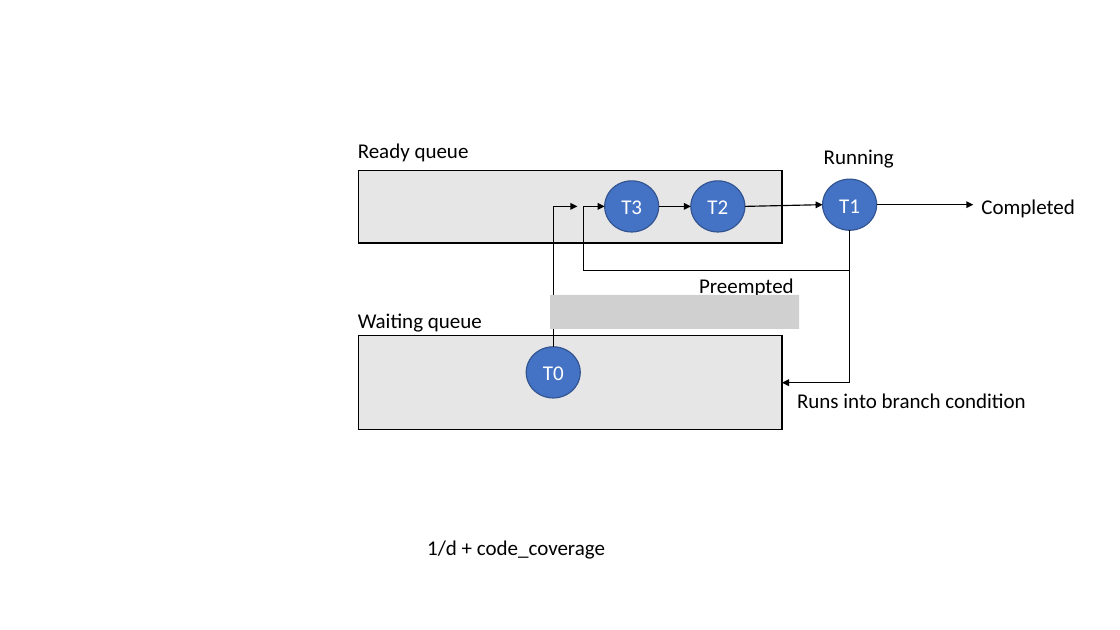
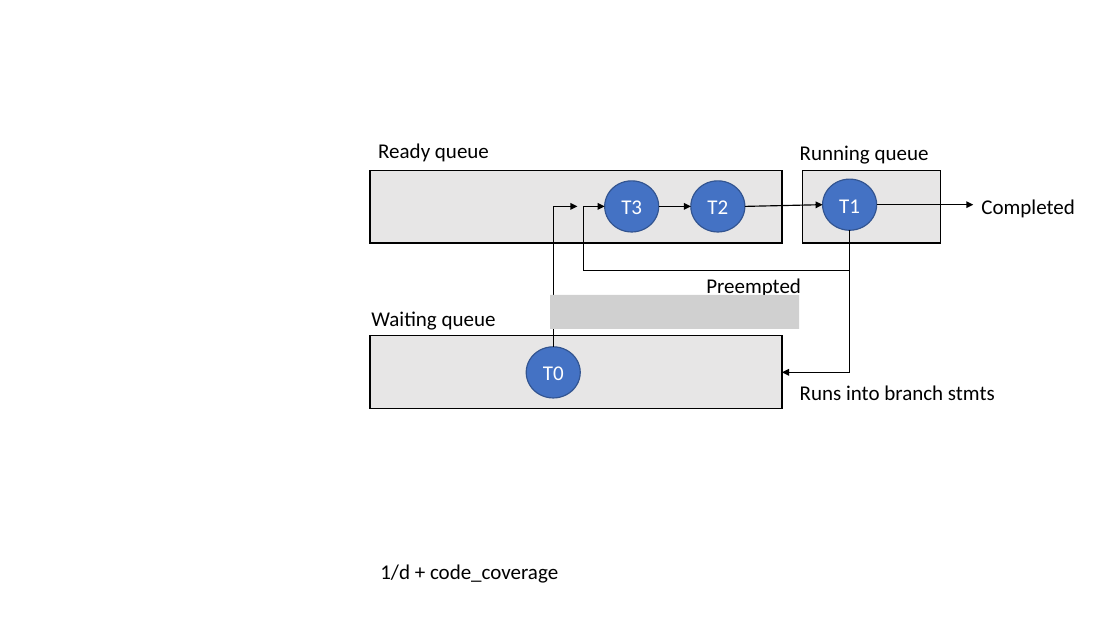
Before and after one commit to Suuuuuzy/run_JSCPG, a slide deck: slide 11 of graphs.pptx (slide 7 before the commit). Drawn at 1120x630 pixels with LibreOffice and Linux fonts; fonts in the diff are those of the drawing; grey boxes stand for pictures. Boxes give left, top, right and bottom in pixels: in the first picture for what was removed or moved away, otherwise in the second. Text is boxed around its words. In the diff, an @@ line names an element or a change of style, - is before the commit and + after.

```diff
--- a/graphs.pptx
+++ b/graphs.pptx
@@ text "Ready queue": place and size @@
-text "Ready queue" at [358,143,469,162]
+text "Ready queue" at [378,143,489,162]
@@ text at [800,145,929,164]: text changed @@
-Running
+Running queue
@@ rectangle: place and size @@
-rectangle at [358,171,782,243]
+rectangle at [370,171,782,243]
@@ rectangle added at [802,171,941,243], fill #E7E6E6, outline #000000 1 pt @@
@@ elbow arrow moved from (849, 230) - (782, 383) to (849, 230) - (782, 372) @@
@@ text "Preempted": place and size @@
-text "Preempted" at [699,278,794,300]
+text "Preempted" at [706,278,801,300]
@@ text "Waiting queue": place and size @@
-text "Waiting queue" at [358,313,482,332]
+text "Waiting queue" at [371,311,496,330]
@@ rectangle: place and size @@
-rectangle at [358,336,782,430]
+rectangle at [370,336,782,409]
@@ text at [800,385,995,400]: text changed @@
-Runs into branch condition
+Runs into branch stmts
@@ text "1/d + code_coverage": place and size @@
-text "1/d + code_coverage" at [427,540,605,559]
+text "1/d + code_coverage" at [380,564,558,583]
```
Also in this commit, not shown: 4 slides added, 4 other files.
